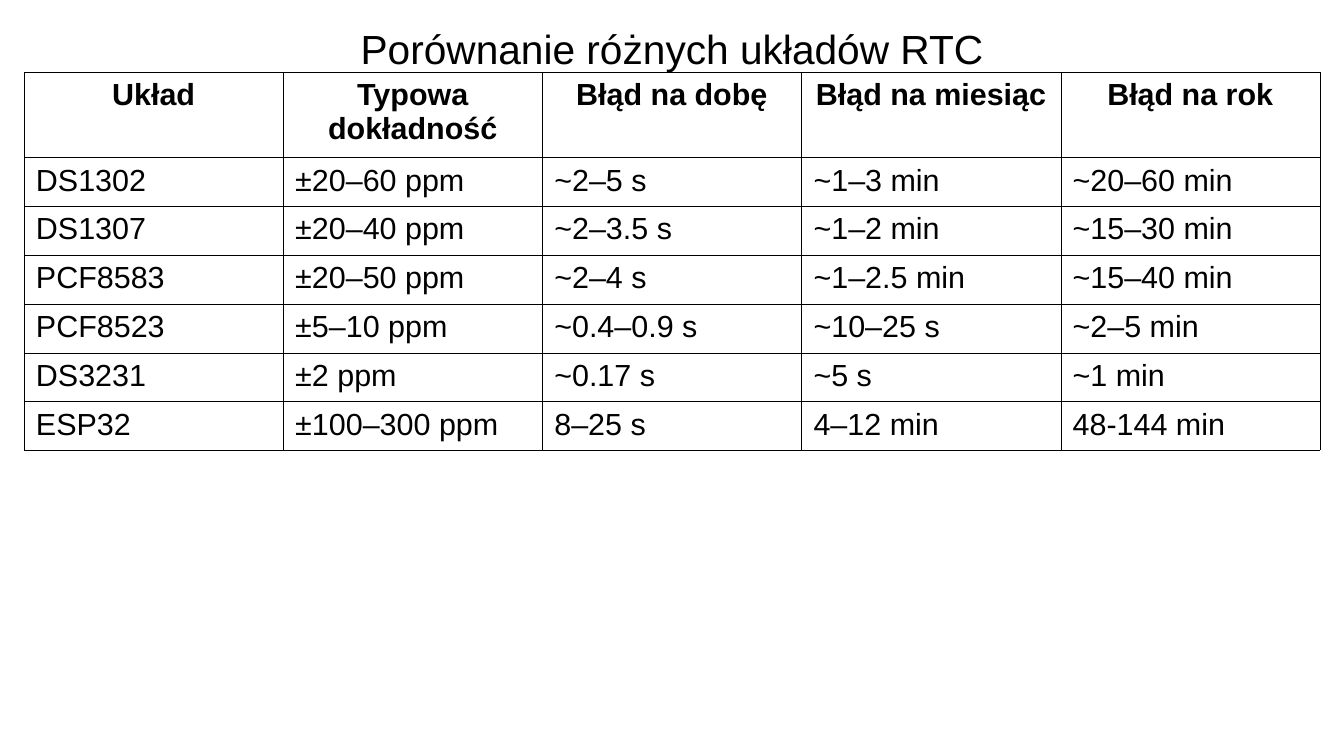
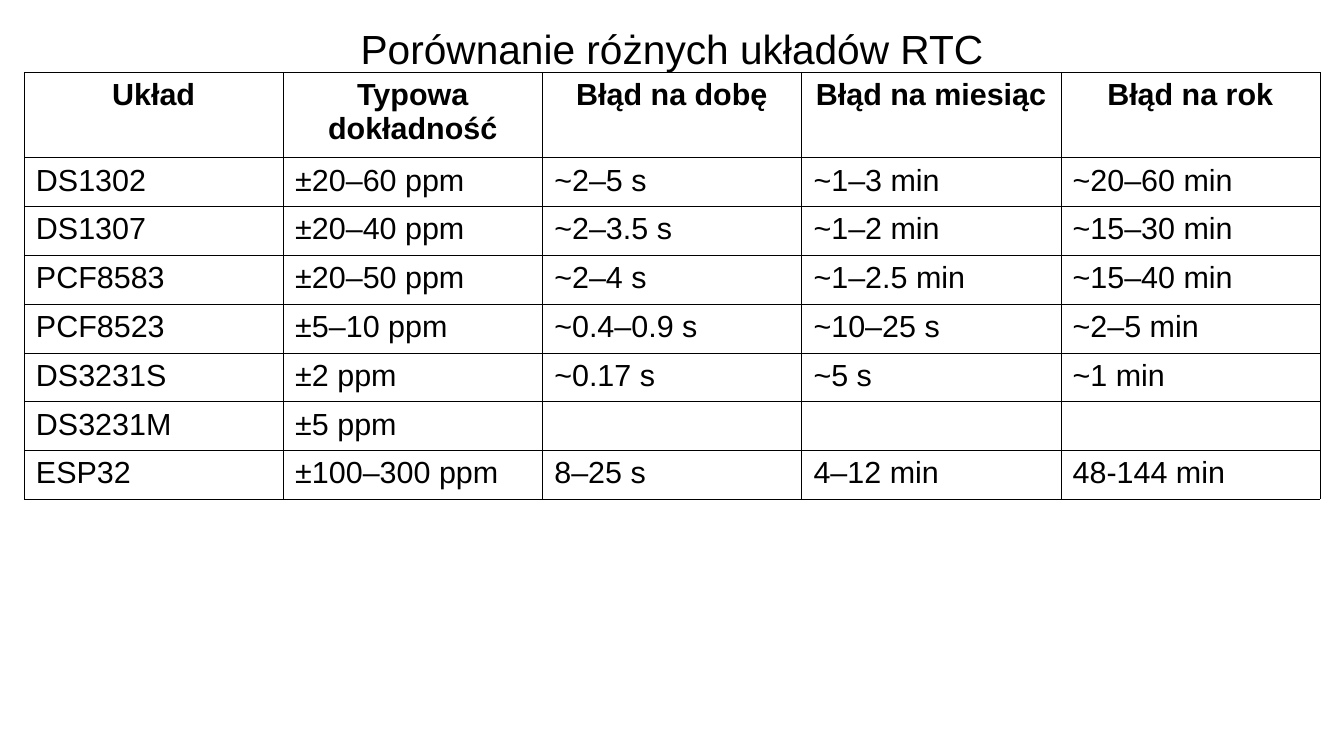
Before and after one commit to gcygan2/GD, a slide deck: slide 4 of rtc.odp. Drawn at 1344x756 pixels with LibreOffice and Linux fonts; fonts in the diff are those of the drawing. Boxes give left, top, right and bottom in pixels: in the first picture for what was removed or moved away, otherwise in the second. Text is boxed around its words. In the diff, an @@ line names an element or a change of style, - is before the commit and + after.

```diff
--- a/rtc.odp
+++ b/rtc.odp
@@ table at (x1=24, y1=72, x2=1323, y2=493) @@
-row 6: DS3231 | ±2 ppm | ~0.17 s | ~5 s | ~1 min
+row 6: DS3231S | ±2 ppm | ~0.17 s | ~5 s | ~1 min
+row 7: DS3231M | ±5 ppm |  |  | 
```
Also in this commit, not shown: 1 slide added.
